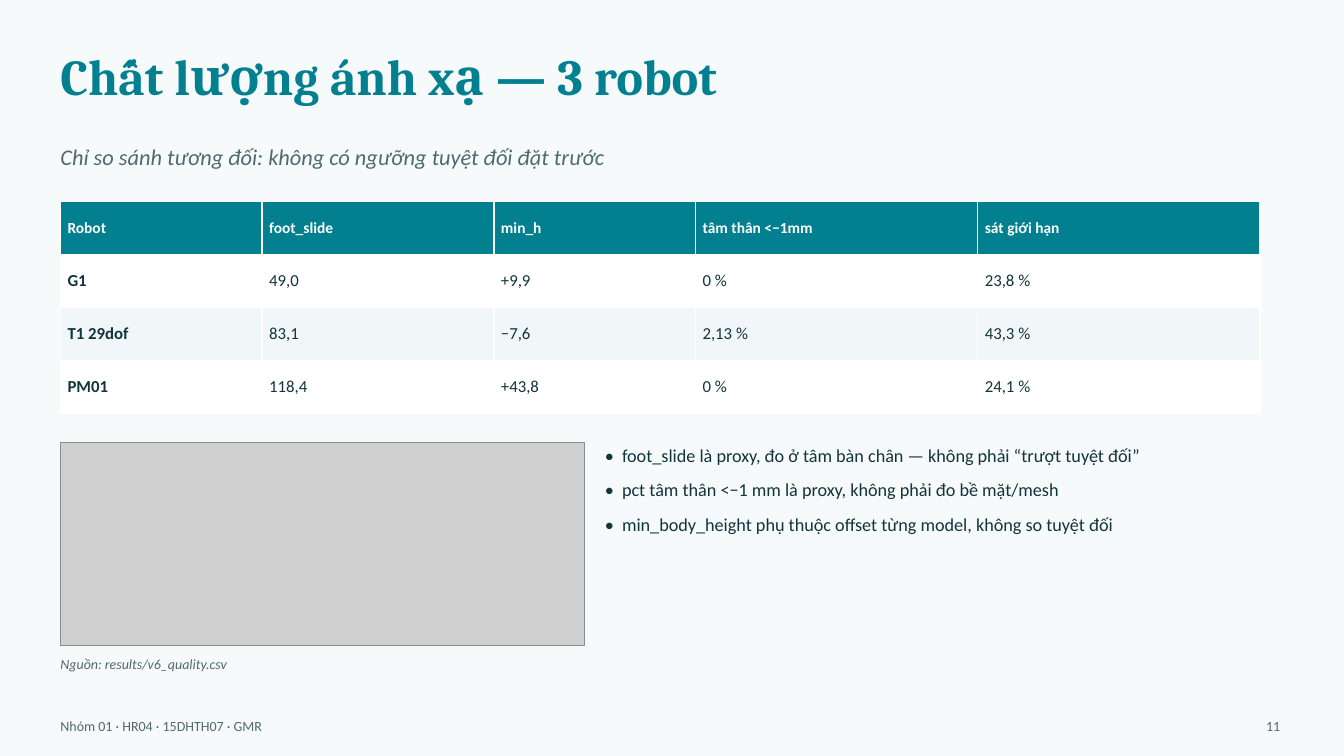
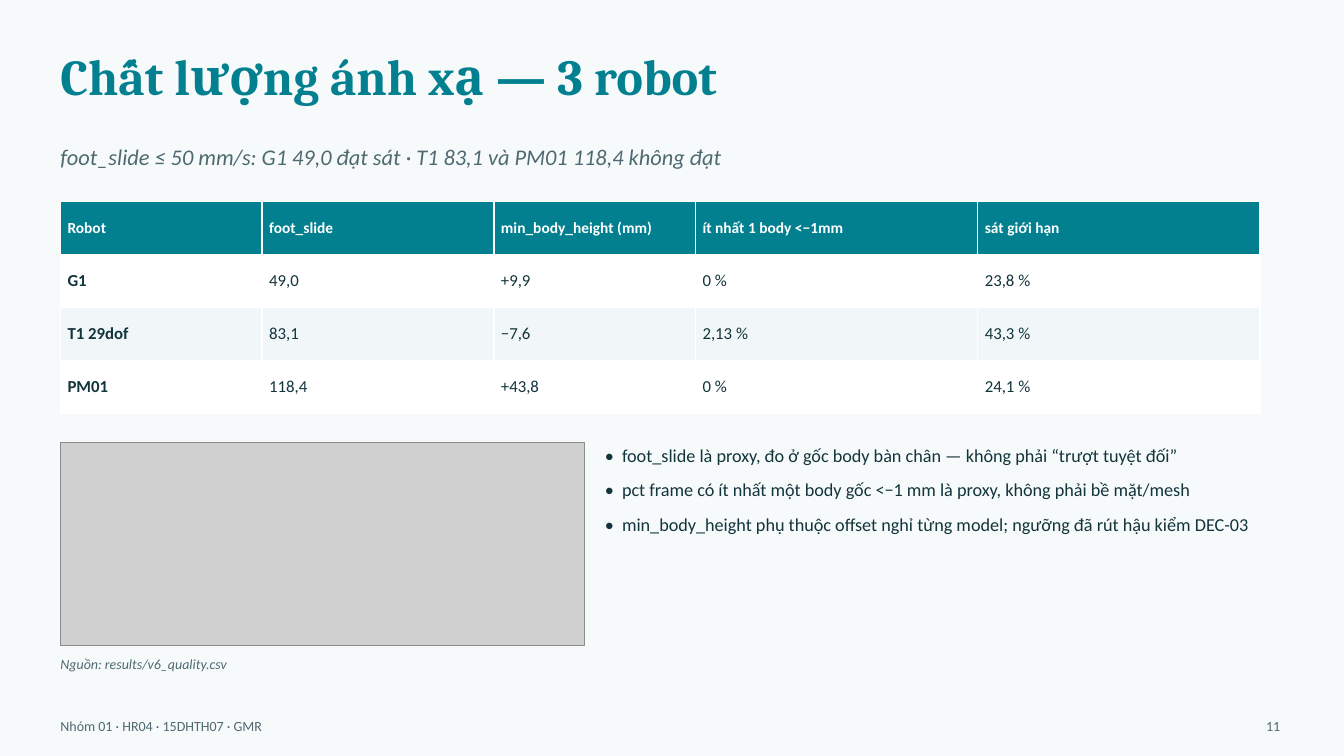
Before and after one commit to mtzwyu/GMR-Humanoid-Retargeting-Benchmark, a slide deck: slide 11 of report/slides.pptx. Drawn at 1344x756 pixels with LibreOffice and Linux fonts; fonts in the diff are those of the drawing; grey boxes stand for pictures. Boxes give left, top, right and bottom in pixels: in the first picture for what was removed or moved away, otherwise in the second. Text is boxed around its words. In the diff, an @@ line names an element or a change of style, - is before the commit and + after.

Commit message:
v6: sua bao cao + slide theo audit (DEC-03, dau phay thap phan)
- bao_cao: min_body_height/pct_frames_penetration la goc body thap nhat (bo 'tam than'); caption Hinh 5 = mat dat z=0; trich DEC-03: dat truoc 2 nguong 2026-11-20, giu+ap foot_slide <= 50 mm/s, rut min_body_height +-5 mm bang quyet dinh hau kiem 2026-11-21; them cong thuc foot_slide + cot delta so vi tri nghi; chot 33,33 ms; N4 them cot dq_max bo frame 0; PM01 2,8x khi so cung mean; sd mau ddof=1; 40 file pkl (37 thuoc 4 cap + 3 le); V5 G1 -3,4% la sai so giua phien; muc 7.1 dung 17,3 ms

- slides: slide 11 header min_body_height (mm)/it nhat 1 body <-1mm + phu de DEC-03; slide 15 bo cau 'chua co nguong tuyet doi'; slide 16 dung 7 cau Q&A; 33,33 ms; 2,8x; 40 file pkl

- ve lai do thi de thong nhat dau thap phan (v3, v5, v6_quality) bang script tools/plot_v3.py va tools/quality_plot.py

- dong bo docs/quyet_dinh.md tu origin/main (DEC-03 da merge); PDF bao cao 15 trang, slide 16 trang

```diff
--- a/report/slides.pptx
+++ b/report/slides.pptx
@@ text at (60, 149, 721, 169): text changed @@
-Chỉ so sánh tương đối: không có ngưỡng tuyệt đối đặt trước
+foot_slide ≤ 50 mm/s: G1 49,0 đạt sát · T1 83,1 và PM01 118,4 không đạt
@@ table at (60, 202, 1260, 413) @@
-row 1, column 3: min_h
+row 1, column 3: min_body_height (mm)
-row 1, column 4: tâm thân <−1mm
+row 1, column 4: ít nhất 1 body <−1mm
@@ text at (622, 448, 1248, 534): text changed @@
-• foot_slide là proxy, đo ở tâm bàn chân — không phải “trượt tuyệt đối”
-• pct tâm thân <−1 mm là proxy, không phải đo bề mặt/mesh
-• min_body_height phụ thuộc offset từng model, không so tuyệt đối
+• foot_slide là proxy, đo ở gốc body bàn chân — không phải “trượt tuyệt đối”
+• pct frame có ít nhất một body gốc <−1 mm là proxy, không phải bề mặt/mesh
+• min_body_height phụ thuộc offset nghỉ từng model; ngưỡng đã rút hậu kiểm DEC-03
```
Also in this commit, not shown: 8 other slides changed, 11 other files.
